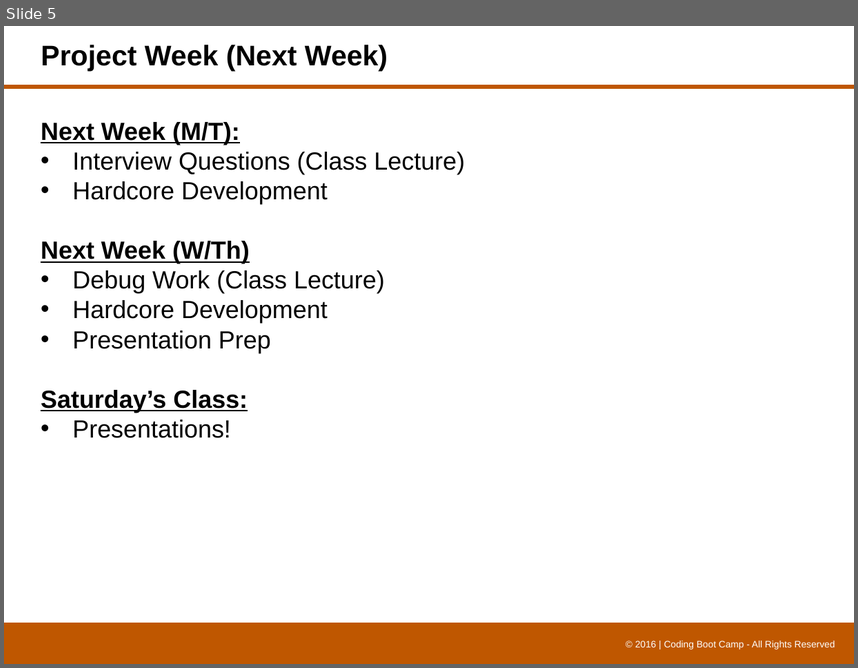
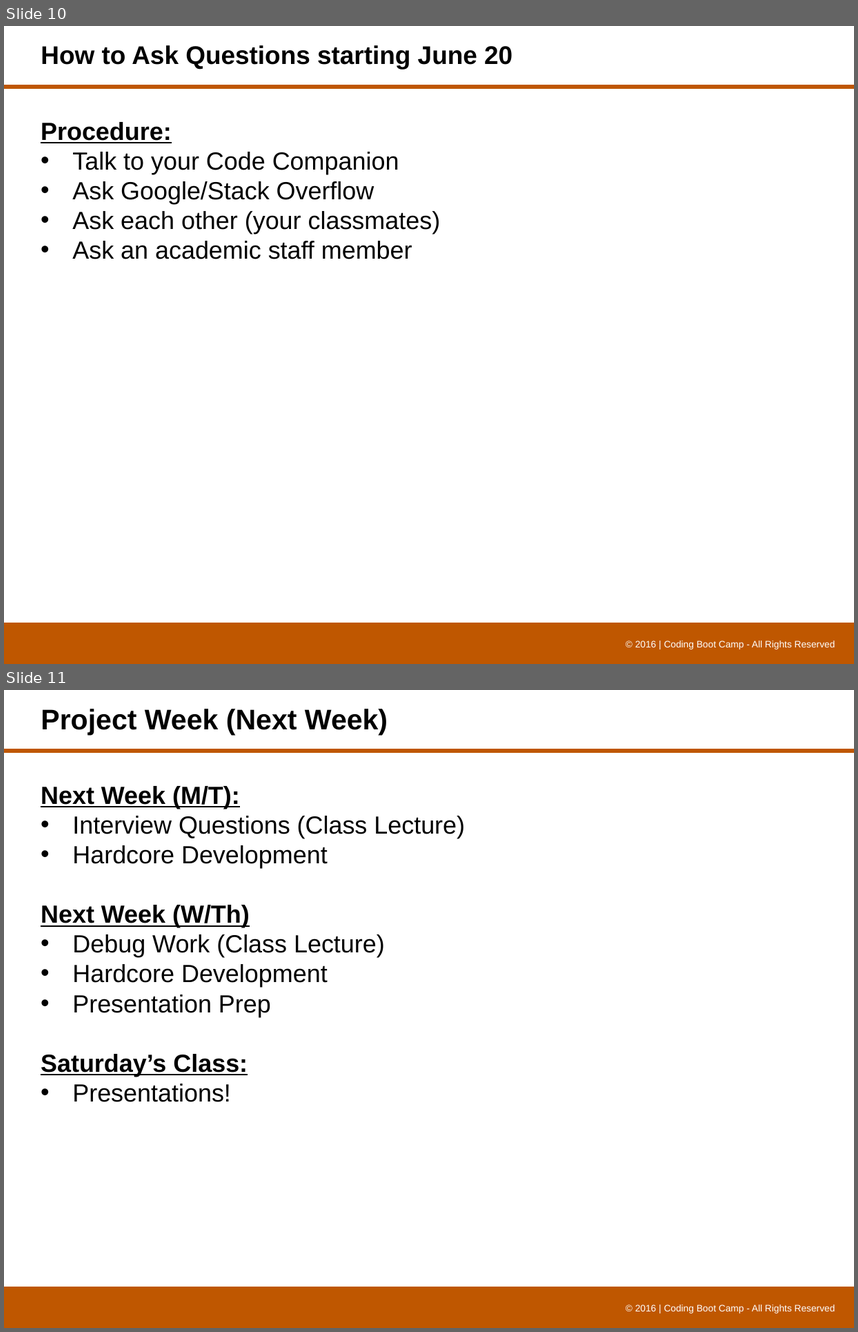
Before and after one commit to threecs/camp, a slide deck: 0419-tth-class-content/08-api-project/8.1/UT-API_Project_Week_1.pptx. Shown one above the other, each under a label of ours: slide 5 before the commit, slides 10 and 11 after it. The pictures are 858x668 and 858x1332 pixels, drawn with LibreOffice and Linux fonts; fonts in the diff are those of the drawing; background and template pictures are left out. Boxes give left, top, right and bottom in pixels: in the first picture for what was removed or moved away, otherwise in the second. Text is boxed around its words. In the diff, an @@ line names an element or a change of style, - is before the commit and + after.

```diff
--- a/0419-tth-class-content/08-api-project/8.1/UT-API_Project_Week_1.pptx
+++ b/0419-tth-class-content/08-api-project/8.1/UT-API_Project_Week_1.pptx
@@ slide 10 added at (x1=4, y1=26, x2=854, y2=664), background #FFFFFF; not listed: 3 template elements that a slide beside it also shows @@
@@ title added at (x1=41, y1=45, x2=513, y2=69), 21.6 pt, text #000000, bold @@
+How to Ask Questions starting June 20
@@ text added at (x1=41, y1=122, x2=441, y2=259), 21 pt, text #000000 @@
+Procedure:
+• Talk to your Code Companion
+• Ask Google/Stack Overflow
+• Ask each other (your classmates)
+• Ask an academic staff member
@@ what was slide 5 is now slide 11 @@
```
Also in this commit, not shown: 1 slide changed, 8 other slides added, 4 slides removed, 21 other files.
